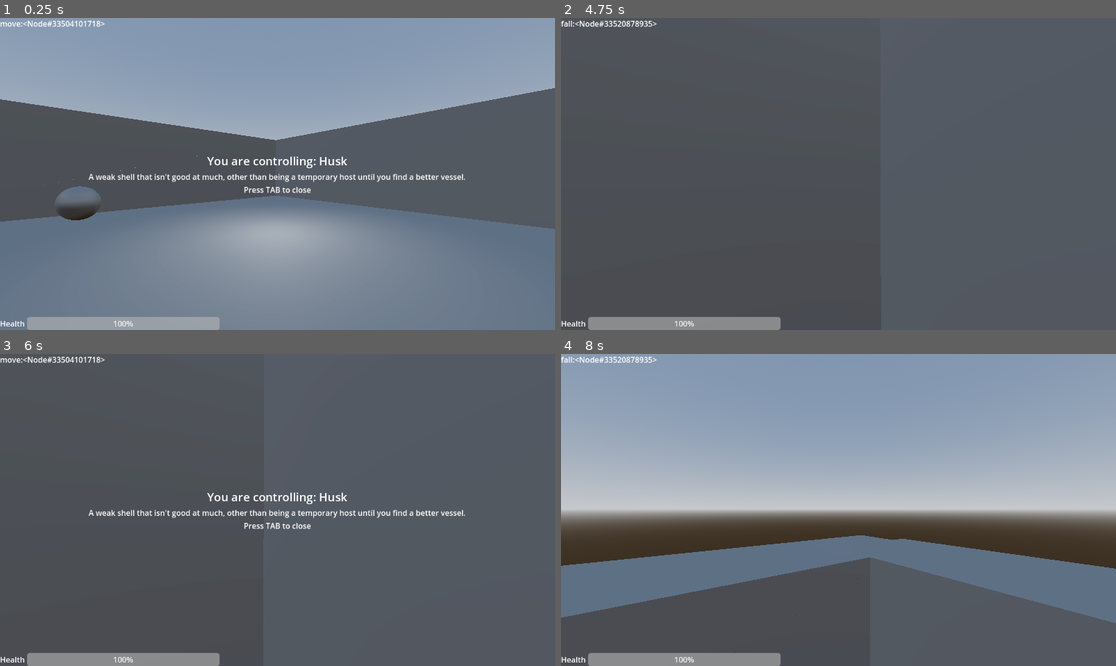
Above: before the commit, frames 1-4 (two rows, left to right).
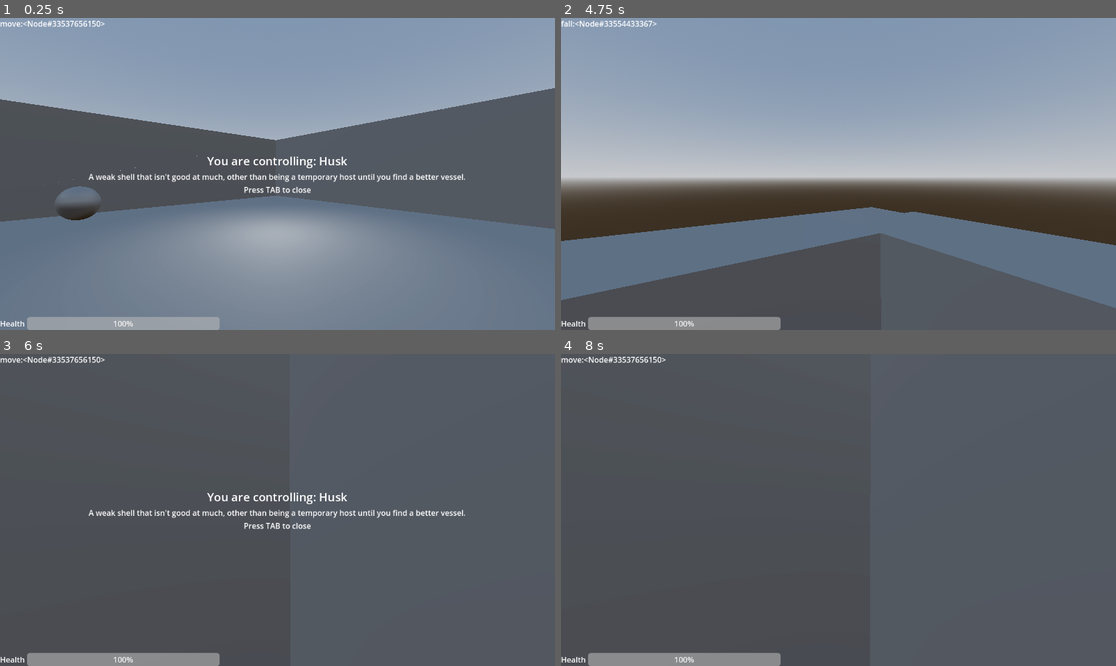
Above: after the commit, the same moments.

Repository: city-high-rider/soulswap
Game: Godot game, scene res://test_level.tscn
Same seed, same stepped clock (60 frames per second), same inputs: the game is played once before the commit and once after it.
Inputs (mouse positions are in pixels of both pictures, inside the frame that each line leads up to):
- Up to frame 1 (0.25 s): no input
- Up to frame 2 (4.75 s): move the mouse to (866, 174) at 0.52 s; hold W (forward) from 0.53 s (still down); tap F (possess) at 0.6, 2.1, 3.6 s; tap Space (jump) at 0.77, 1.52, 3.02, 3.77, 4.52 s; move the mouse to (810, 174) at 1.27 s; tap Tab (toggle_info) at 1.35, 2.85, 4.35 s; move the mouse to (849, 167) at 2.02 s; tap Enter at 2.75 s; move the mouse to (832, 180) at 2.77 s; move the mouse to (877, 177) at 3.52 s; move the mouse to (794, 170) at 4.27 s
- Up to frame 3 (6 s): move the mouse to (283, 510) at 5.02 s; tap F (possess) at 5.1 s; move the mouse to (255, 503) at 5.77 s; release W (forward) at 5.78 s; hold D (right) from 5.78 s (still down); tap Tab (toggle_info) at 5.85 s
- Up to frame 4 (8 s): tap Space (jump) at 6.02, 6.77, 7.52 s; move the mouse to (866, 510) at 6.52 s; release D (right) at 6.53 s; hold W (forward) from 6.53 s (still down); tap F (possess) at 6.6 s; move the mouse to (810, 510) at 7.27 s; tap Tab (toggle_info) at 7.35 s

The runs differ from the first frame. In frame 1, less than 0.1% of the frame differs, in the area x 11-19%, y 0-3%; in frame 2, 79%, in the area x 0-100%, y 0-94%; in frame 3, less than 0.1%; in frame 4, 74%.

Commit message:
make AI use internal timer to request new path

Diff:
--- a/ghosts/Pursue.gd
+++ b/ghosts/Pursue.gd
@@ -7,7 +7,17 @@
 # What's our target? Hard coded for now
 @export var target : Shell
 
+# How often should we request a new path?
+@export var new_path_poll_rate_seconds : float = 0.4
+
+var time_until_new_path : float = new_path_poll_rate_seconds
+
 func handle_physics(delta: float) -> void:
+	time_until_new_path -= delta
+	if time_until_new_path <= 0 and target:
+		time_until_new_path = new_path_poll_rate_seconds
+		nav_agent.set_target_position(target.global_transform.origin)
+
 	if target:
 		var next_location : Vector3 = nav_agent.get_next_path_position()
 		user.input_direction = input_move_towards(next_location)
@@ -18,11 +28,6 @@
 		user.mouse_direction = Vector2.ZERO
 
 
-func _on_target_update_timer_timeout():
-	if !target:
-		return
-	nav_agent.set_target_position(target.global_transform.origin)
-
 func look_towards(pos: Vector3, delta: float) -> void:
 	var local_pos : Vector3 = user.to_local(pos)
 	var y_angle : float = Vector3.FORWARD.angle_to(local_pos * Vector3(1, 0, 1)) * sign(local_pos.x)
--- a/ghosts/roller_ghost.tscn
+++ b/ghosts/roller_ghost.tscn
@@ -17,9 +17,3 @@
 [node name="Pursue" type="Node" parent="StateMachine" node_paths=PackedStringArray("nav_agent")]
 script = ExtResource("3_sj3wq")
 nav_agent = NodePath("../../NavigationAgent3D")
-
-[node name="TargetUpdateTimer" type="Timer" parent="StateMachine/Pursue"]
-wait_time = 0.3
-autostart = true
-
-[connection signal="timeout" from="StateMachine/Pursue/TargetUpdateTimer" to="StateMachine/Pursue" method="_on_target_update_timer_timeout"]
--- a/test_level.tscn
+++ b/test_level.tscn
@@ -114,6 +114,9 @@
 
 [node name="RollerGhost" parent="Roller" instance=ExtResource("2_cw06x")]
 
+[node name="Pursue" parent="Roller/RollerGhost/StateMachine" index="0" node_paths=PackedStringArray("target")]
+target = NodePath("../../../../Husk")
+
 [node name="PopupArea" parent="." instance=ExtResource("5_rnba8")]
 transform = Transform3D(1, 0, 0, 0, 1, 0, 0, 0, 1, 0, 0.730784, 2.29698)
 message = "Press F to possess an enemy that you're looking at."
